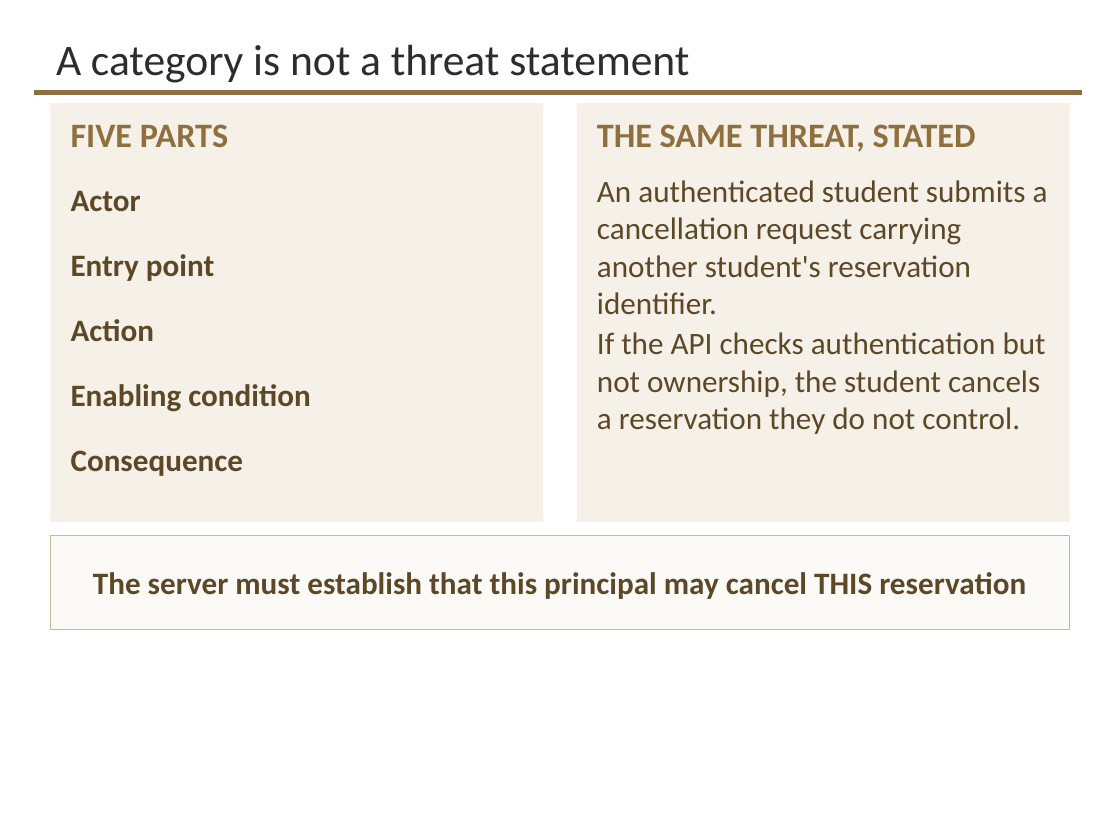
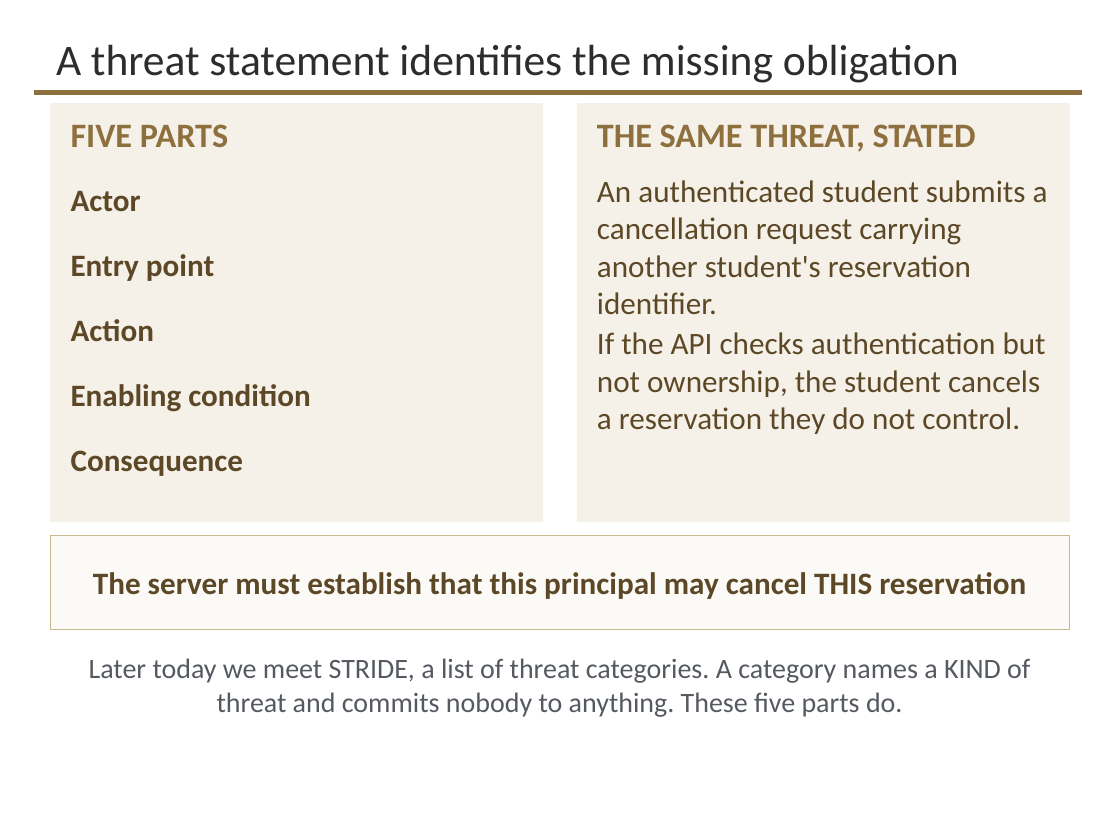
Before and after one commit to davisjam/model-based-agentic-software-engineering, a slide deck: slide 8 of course/lectures/act-3-software-in-the-world/05-security-engineering/3-5-Security-Engineering-1-Threat-Modeling.pptx (slide 15 before the commit). Drawn at 1120x840 pixels with LibreOffice and Linux fonts; fonts in the diff are those of the drawing; background and template pictures are left out. Boxes give left, top, right and bottom in pixels: in the first picture for what was removed or moved away, otherwise in the second. Text is boxed around its words. In the diff, an @@ line names an element or a change of style, - is before the commit and + after.

```diff
--- a/course/lectures/act-3-software-in-the-world/05-security-engineering/3-5-Security-Engineering-1-Threat-Modeling.pptx
+++ b/course/lectures/act-3-software-in-the-world/05-security-engineering/3-5-Security-Engineering-1-Threat-Modeling.pptx
@@ title at <box>56,44,959,83</box>: text changed @@
-A category is not a threat statement
+A threat statement identifies the missing obligation
@@ text added at <box>89,658,1030,717</box>, 18 pt, text #555960 @@
+Later today we meet STRIDE, a list of threat categories. A category names a KIND of threat and commits nobody to anything. These five parts do.
```
Also in this commit, not shown: 8 other slides changed, 8 slides added, 29 other files.
